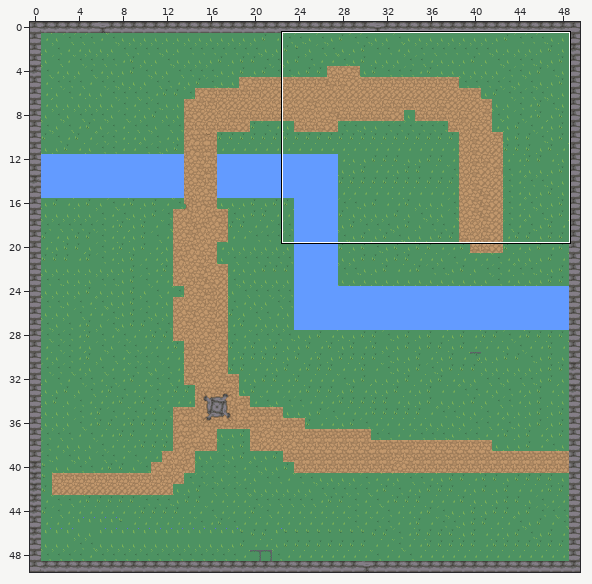
Tiled map: map.tmx. The picture above shows the old version from afar; the outline marks the close-up.
Close-up. As it was:
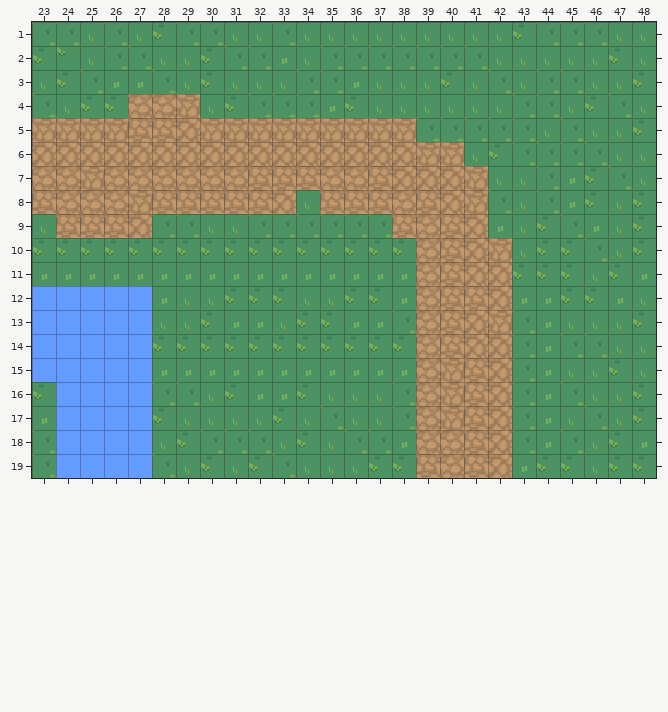
Cells are 16x16 px. Shown: x 23..48, y 1..19. The commit also changed other parts of the map, which this record leaves out.
New version:
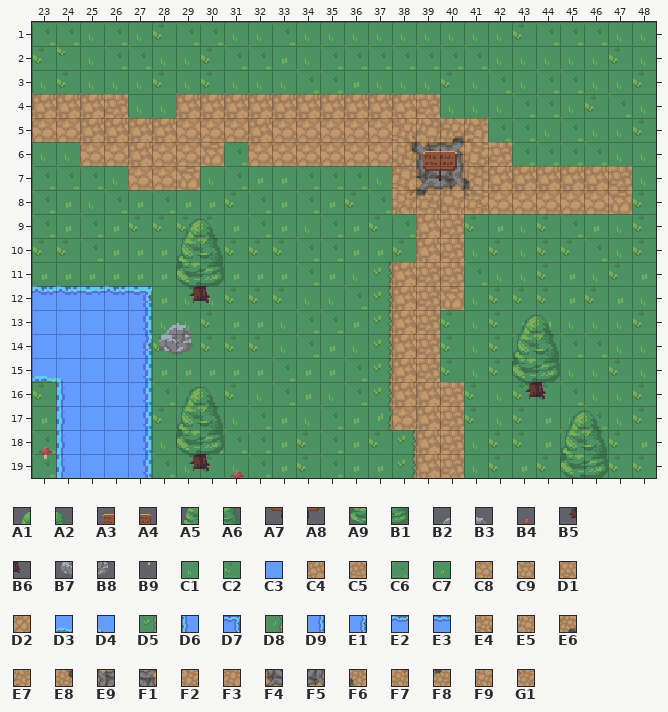
Key: from "nature": A1 0, A2 1, A3 4, A4 5, A5 40, A6 41, A7 44, A8 45, A9 80, B1 81, B2 84, B3 85, B4 86, B5 120, B6 121, B7 124, B8 125, B9 126, C1 160, C2 161, C3 162, C4 164, C5 165, C6 200, C7 201, C8 204, C9 205, D1 244, D2 245, D3 252, D4 255, D5 286, D6 295, D7 298, D8 326, D9 330, E1 370, E2 451, E3 452, E4 516, E5 517, E6 518, E7 519, E8 556, E9 557, F1 558, F2 559, F3 596, F4 597, F5 598, F6 599, F7 636, F8 637, F9 638, G1 639.
__ is an empty cell, ## one hidden under a higher layer.
Tiles replaced or removed in this view: C3, C8, C9, D1, D2.
Tiles of an added or newly shown layer are drawn over the layers below it.
Log entry: addition of decoration + collision (not perfect)
Edits made:
Changed rows in their new state; .. is an unchanged cell.
Layer "Water":
first column x 23:
12 E2 E2 E3 E2 D7
13 .. .. .. .. D9
14 .. .. .. .. E1
15 D3 D4 .. .. D9
16 .. D6 .. .. D9
17 .. D6 .. .. D9
18 .. D6 .. .. D9
19 .. D6 .. .. D9
Layer "Path":
first column x 23:
 3 .. .. C1 C1 C1 C2 .. .. .. .. .. .. .. .. .. .. .. .. .. .. .. .. .. .. ..
 4 C4 C4 C4 C5 C1 C1 C4 C4 C4 C4 C4 C4 C4 C4 C4 C4 C5 .. .. .. .. .. .. .. ..
 5 C8 C8 C4 C4 C4 C4 C8 C8 C8 C4 C8 C8 C8 C8 C8 E4 E5 E6 E7 .. .. .. .. .. ..
 6 C1 C1 C8 C8 C4 C8 C8 C9 C6 C8 C8 C8 C8 C8 C8 E8 E9 F1 F2 C5 .. .. .. .. ..
 7 C6 C6 C6 C1 .. .. C9 C1 C6 C7 C7 C6 C6 C6 C1 F3 F4 F5 F6 C4 C4 C4 C4 C4 C5
 8 C6 C7 C1 C6 C7 C6 ## ## C2 C6 C7 C6 C7 C2 C6 F7 F8 F9 G1 C8 C8 C8 C8 C8 C9
 9 C6 C7 C6 C7 C2 C2 C2 C2 C7 .. C7 C1 .. C7 C2 C6 C4 C5 C2 .. .. .. .. .. ..
10 .. .. C6 C7 C7 C7 C7 C7 .. .. .. C6 C6 C7 C7 .. C4 C5 C1 C2 .. .. .. .. ..
11 .. .. .. .. .. .. .. .. .. .. .. C6 .. C1 D5 C4 C5 C5 C6 C1 C1 .. C7 .. ..
12 .. .. .. .. .. .. .. .. .. .. .. .. .. C6 D5 C4 C5 C9 C1 C2 C2 C2 C7 .. ..
13 .. .. .. .. .. .. .. .. .. .. .. C6 C6 .. D5 C4 C5 C2 C1 C2 C7 C7 .. .. ..
14 .. .. .. .. .. .. .. .. .. .. C1 C6 C7 C1 D5 C4 C5 C2 C1 C2 C6 C7 .. .. ..
15 .. .. .. .. .. .. .. .. .. .. C6 .. .. C6 D5 C4 C5 C2 C1 C2 .. .. .. .. ..
16 .. .. .. .. .. .. .. .. .. C1 C6 C7 .. C6 D5 C4 C4 C5 C2 C1 C2 C2 .. .. ..
17 .. .. .. .. .. .. .. .. .. C6 C7 .. .. C7 D8 C8 C4 C5 C2 C1 C2 .. .. .. ..
18 .. .. .. .. .. .. .. .. .. .. C7 .. C6 C7 C2 D5 C4 C5 C1 C2 C2 .. .. .. ..
19 .. .. .. .. .. .. .. .. .. C6 C7 C2 C6 C7 C7 D5 C4 C5 C1 C2 .. .. .. .. ..
Layer "Decoration" (added):
first column x 23:
 6 .. .. .. .. .. .. .. .. .. .. .. .. .. .. .. .. A3 A4 .. .. .. .. .. ..
 7 .. .. .. .. .. .. .. .. .. .. .. .. .. .. .. .. A7 A8 .. .. .. .. .. ..
 8 .. .. .. .. .. .. C7 C7 .. .. .. .. .. .. .. .. .. .. .. .. .. .. .. ..
 9 .. .. .. .. .. .. A1 A2 .. .. .. .. .. .. .. .. .. .. .. .. .. .. .. ..
10 .. .. .. .. .. .. A5 A6 .. .. .. .. .. .. .. .. .. .. .. .. .. .. .. ..
11 .. .. .. .. .. .. A9 B1 .. .. .. .. .. .. .. .. .. .. .. .. .. .. .. ..
12 .. .. .. .. .. .. B5 B6 .. .. .. .. .. .. .. .. .. .. .. .. .. .. .. ..
13 .. .. .. .. .. B2 B3 .. .. .. .. .. .. .. .. .. .. .. .. .. A1 A2 .. ..
14 .. .. .. .. .. B7 B8 .. .. .. .. .. .. .. .. .. .. .. .. .. A5 A6 .. ..
15 .. .. .. .. .. .. .. .. .. .. .. .. .. .. .. .. .. .. .. .. A9 B1 .. ..
16 .. .. .. .. .. .. A1 A2 .. .. .. .. .. .. .. .. .. .. .. .. B5 B6 .. ..
17 .. .. .. .. .. .. A5 A6 .. .. .. .. .. .. .. .. .. .. .. .. .. .. A1 A2
18 B4 .. .. .. .. .. A9 B1 .. .. .. .. .. .. .. .. .. .. .. .. .. .. A5 A6
19 B9 .. .. .. .. .. B5 B6 B4 .. .. .. .. .. .. .. .. .. .. .. .. .. A9 B1
Where, in picture pixels (left, top, right, bottom), the same in both close-ups:
changed: (32, 70, 632, 478)
